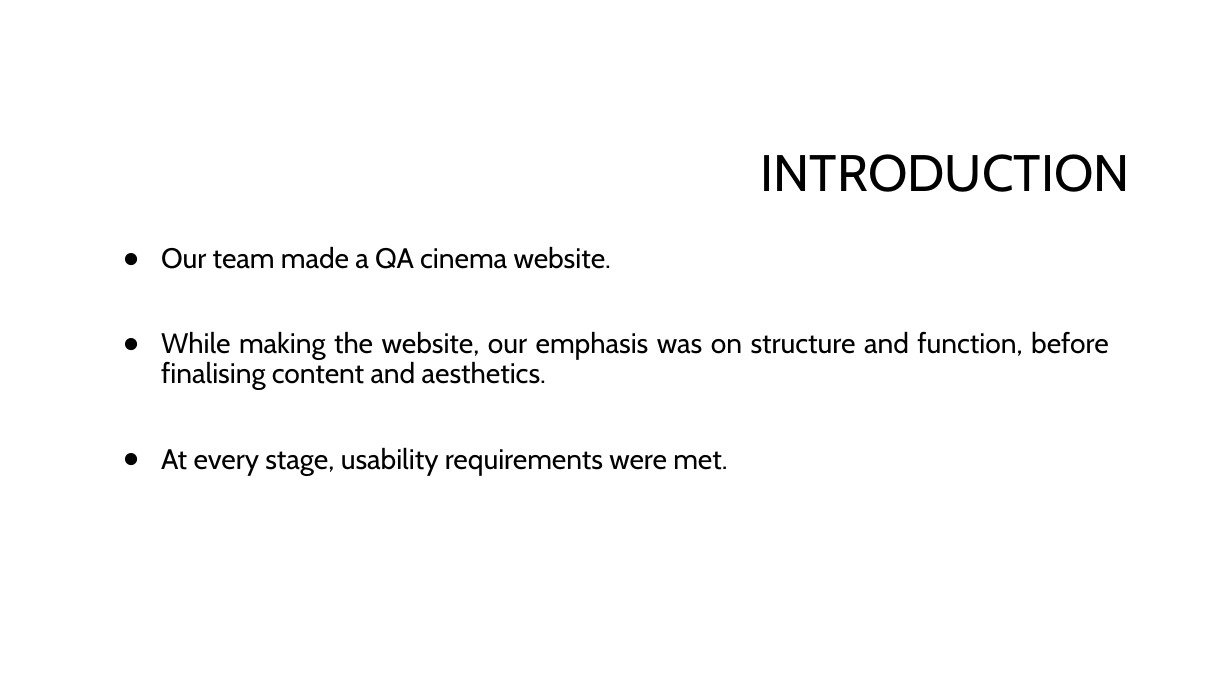
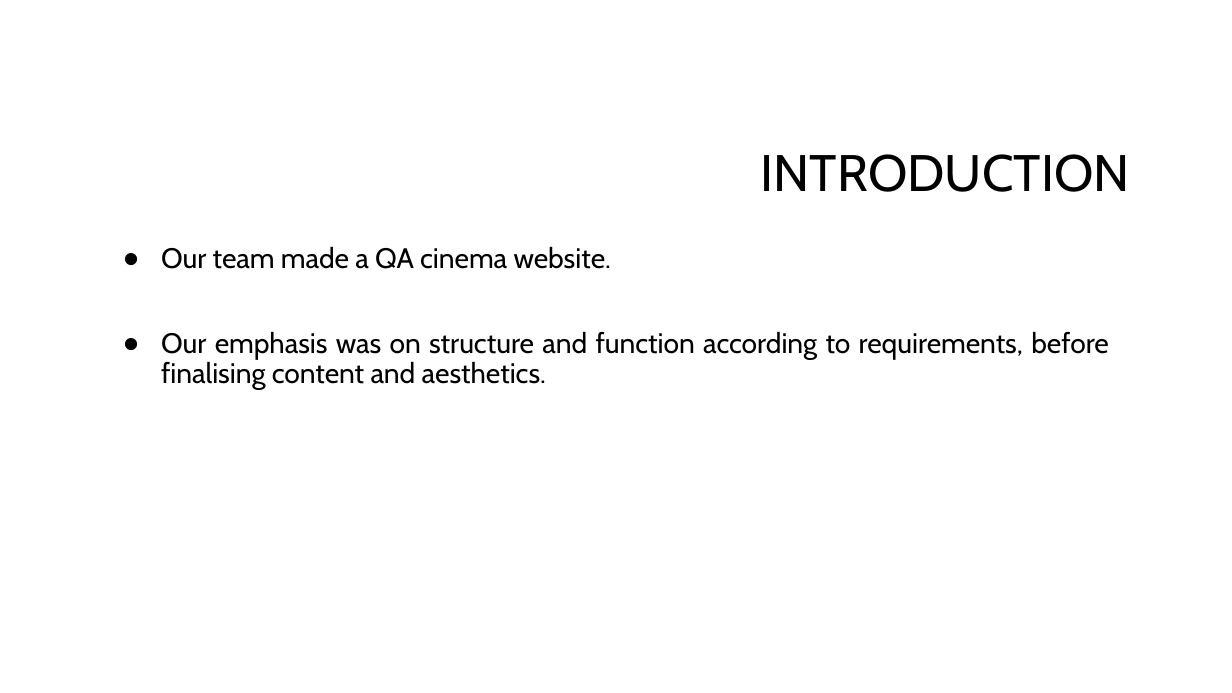
Before and after one commit to ssb91/Week_10-11_project, a slide deck: slide 2 of group project/Group Project QA Cinema System.pptx. Drawn at 1232x693 pixels with LibreOffice and Linux fonts; fonts in the diff are those of the drawing; background and template pictures are left out. Boxes give left, top, right and bottom in pixels: in the first picture for what was removed or moved away, otherwise in the second. Text is boxed around its words. In the diff, an @@ line names an element or a change of style, - is before the commit and + after.

Commit message:
Add files via upload
Add webstorm to tools, polish wording.

```diff
--- a/group project/Group Project QA Cinema System.pptx
+++ b/group project/Group Project QA Cinema System.pptx
@@ text at [161,331,1109,390]: text changed @@
-● While making the website, our emphasis was on structure and function, before finalising content and aesthetics.
-● At every stage, usability requirements were met.
+● Our emphasis was on structure and function according to requirements, before finalising content and aesthetics.
```
Also in this commit, not shown: 2 other slides changed.
